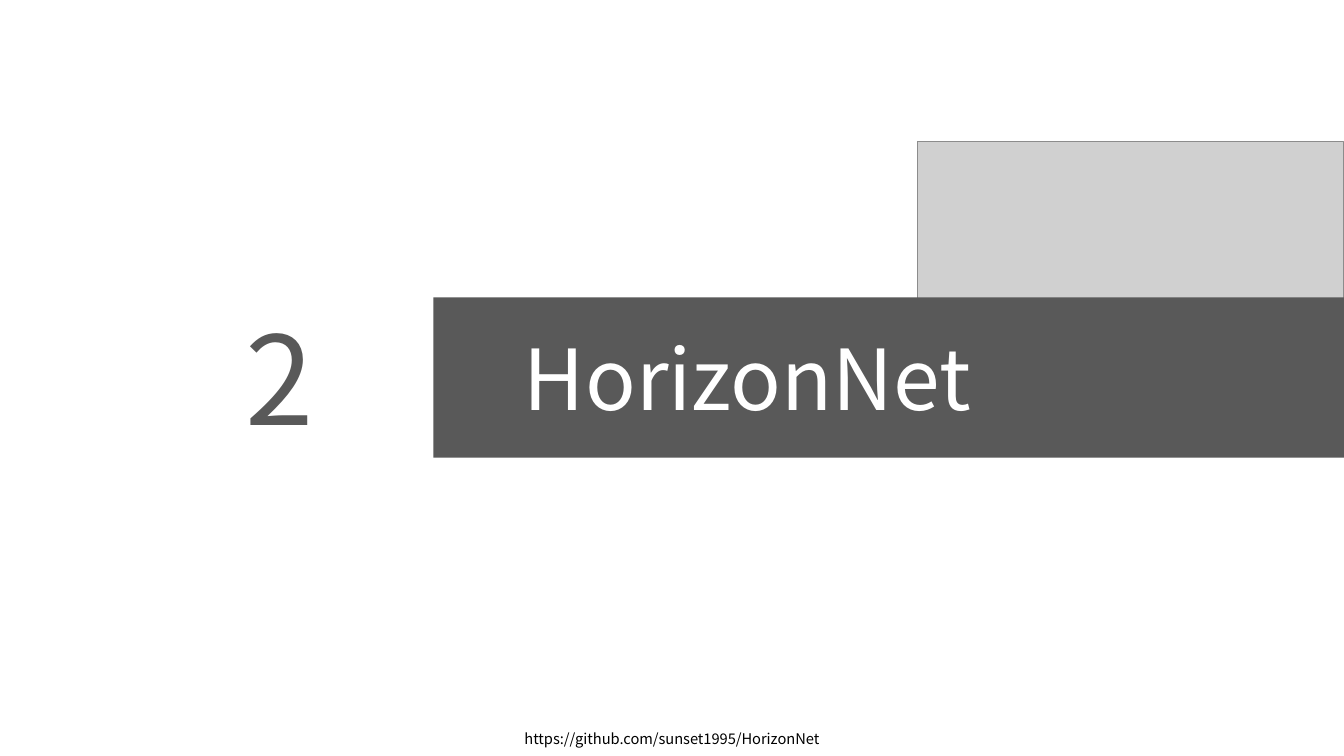
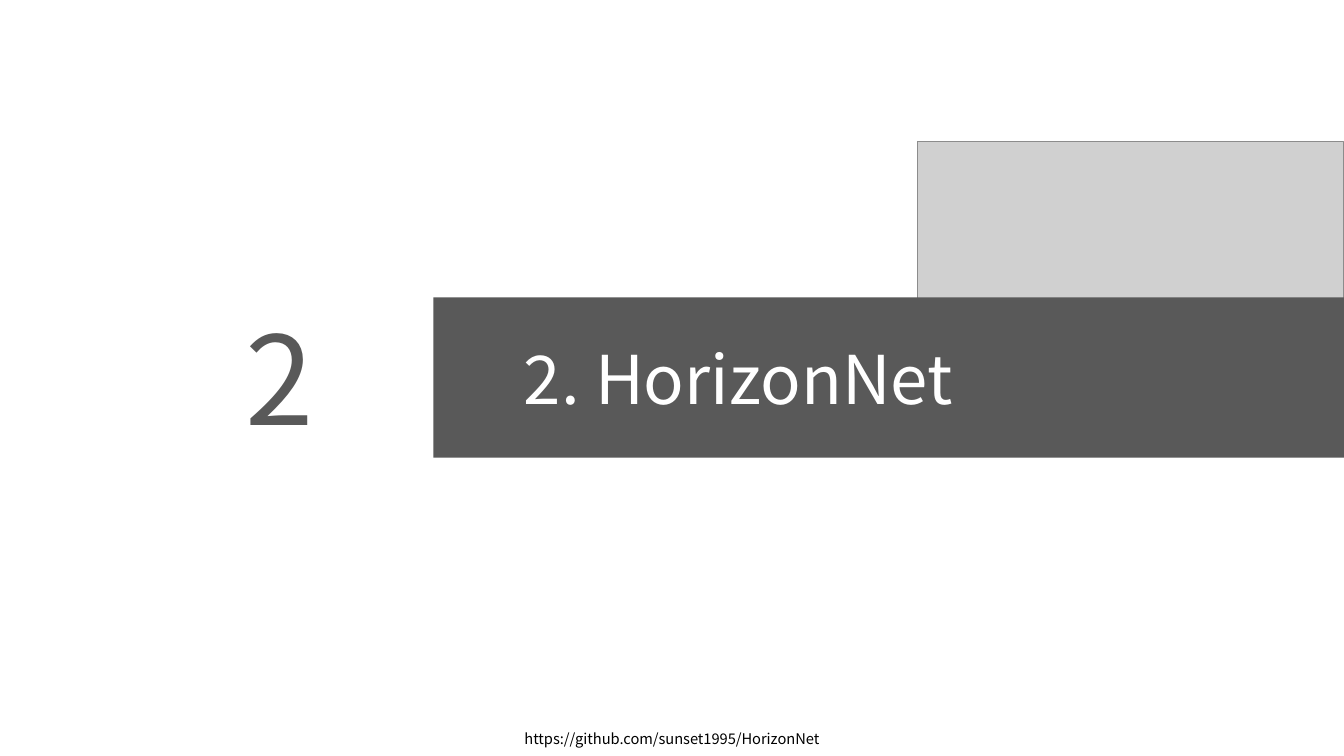
Before and after one commit to arittung/3D_Room_Layout_estimation, a slide deck: slide 4 of LayoutNet-HorizonNet-HoHoNet 정리.pptx. Drawn at 1344x756 pixels with LibreOffice and Linux fonts; fonts in the diff are those of the drawing; grey boxes stand for pictures. Boxes give left, top, right and bottom in pixels: in the first picture for what was removed or moved away, otherwise in the second. Text is boxed around its words. In the diff, an @@ line names an element or a change of style, - is before the commit and + after.

```diff
--- a/LayoutNet-HorizonNet-HoHoNet 정리.pptx
+++ b/LayoutNet-HorizonNet-HoHoNet 정리.pptx
@@ text at box(524, 352, 952, 405): text changed; size 60 to 48 pt @@
-HorizonNet
+2. HorizonNet
```
Also in this commit, not shown: 2 other slides changed, 30 other files.
